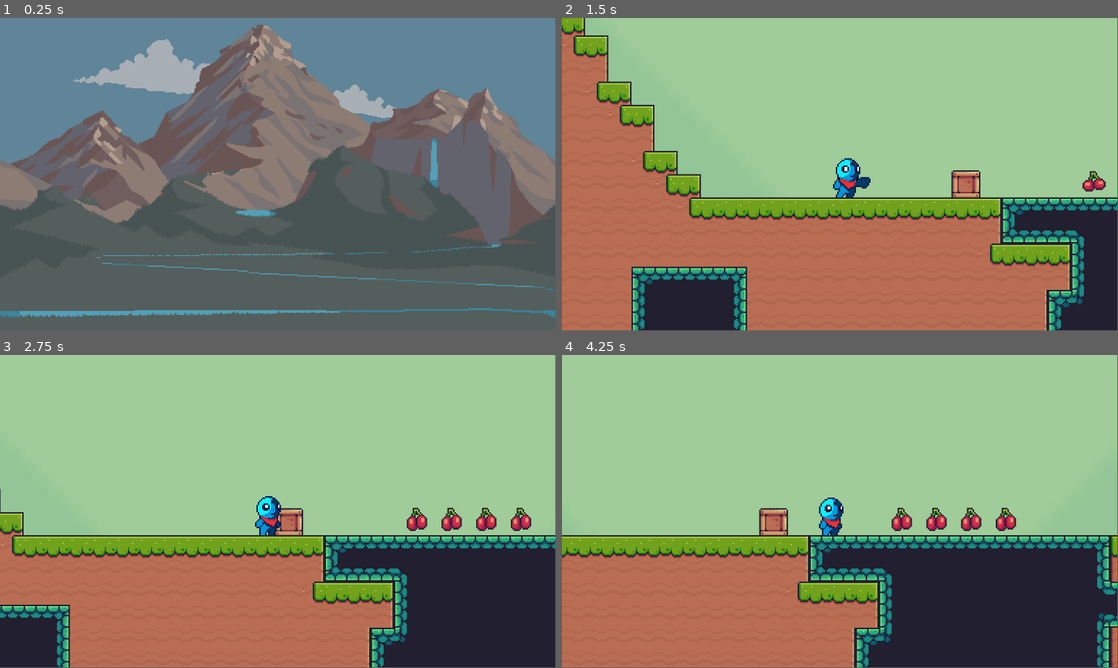
Above: before the commit, frames 1-4 (two rows, left to right).
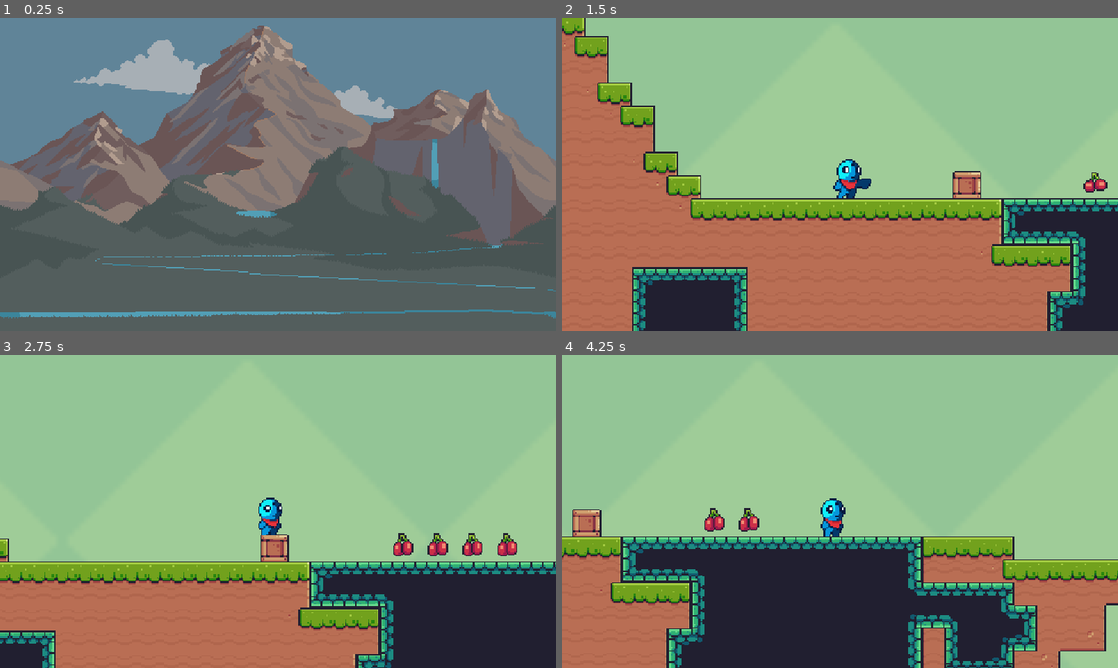
Above: after the commit, the same moments.

Repository: stbrunohenrique/Hack-n-slash
Game: Godot game, scene res://assets/entities/Menu/menu.tscn
Two runs of this game, one before a commit and one after it. Both use one fixed random seed, a clock stepped at 60 frames per second and the inputs below.
Inputs (mouse positions are in pixels of both pictures, inside the frame that each line leads up to):
- Up to frame 1 (0.25 s): no input
- Up to frame 2 (1.5 s): click "START" at 0.5 s; tap Enter at 1.25 s; move the mouse to (962, 158) at 1.27 s; press the mouse at (962, 158) at 1.28 s; hold D (right) from 1.28 s (still down)
- Up to frame 3 (2.75 s): tap Space (jump) at 1.52, 1.82 s; right-click (400, 495) at 1.55 s; release D (right) at 2 s; release the mouse at (400, 495) at 2 s; drag from (166, 527) to (478, 558) at 2.02 s
- Up to frame 4 (4.25 s): move the mouse to (895, 442) at 2.77 s; hold D (right) 2.78-3.5 s; hold Shift (run) 2.78-3.5 s; tap Space (jump) at 3.05 s; drag from (812, 574) to (1012, 558) at 3.52 s
In our replay, the window is 799x449 before the commit and 800x450 after it. These sizes can differ from the game's own. Grey fills any space a smaller window leaves; there, only what the larger window draws over its background counts as a difference.

The runs differ from the first frame. In frame 1, 3.9% of the frame differs, in the area x 0-100%, y 0-96%; in frame 2, 6.4%; in frame 3, 21%; in frame 4, 32%, in the area x 0-100%, y 45-100%.

Commit message:
Mudanças básicas

Diff:
--- a/assets/entities/Platforms/platform.tscn
+++ b/assets/entities/Platforms/platform.tscn
@@ -167,3 +167,4 @@
 position = Vector2(16, 8)
 shape = SubResource("RectangleShape2D_1dufe")
 one_way_collision = true
+one_way_collision_margin = 8.0
--- a/assets/entities/Player/player.gd
+++ b/assets/entities/Player/player.gd
@@ -157,7 +157,7 @@
 			anim.play("idle")
 
 		#INFO Handling animations - jump
-		if velocity.y < 0:
+		if abs(velocity.y) > 0 or !is_on_floor():
 			anim.play("jump")
 
 func _input(event: InputEvent) -> void:
@@ -179,6 +179,26 @@
 
 func player_movement(delta):
 	#INFO Get player input
+	get_input()
+
+	#INFO Jump and gravity
+	jump_handling()
+	wall_jump(delta)
+	wall_sliding(delta)
+
+	#INFO Horizontal movement
+	horizontal_movement(delta)
+	move_and_slide()
+
+	#INFO Hook
+	hookPhysics(delta)
+	if isHooked:
+		maxSpeed = maxSpeedLock
+
+	#INFO Running handling
+	running_handling()
+
+func get_input():
 	leftHold = Input.is_action_pressed("left")
 	leftTap = Input.is_action_just_pressed("left")
 	rightHold = Input.is_action_pressed("right")
@@ -191,57 +211,28 @@
 	hookRelease = Input.is_action_just_released("hook")
 	attackTap = Input.is_action_just_pressed("attack")
 
-	#INFO Jump and gravity
-	jump_handling()
-	wall_jump(delta)
-	wall_sliding(delta)
-
-	#INFO Horizontal movement
-	horizontal_movement(delta)
-	move_and_slide()
-
-	#INFO Hook
-	hookPhysics(delta)
-	if isHooked:
-		maxSpeed = maxSpeedLock
-
-	#INFO Running handling
-	if !runHold and is_on_floor() or is_on_wall():
-		maxSpeed = maxSpeedLock / 2
-		emit_signal("max_velocity_reached", false)
-
-	elif is_on_floor():
-		wasRunning = true
-		maxSpeed = lerpf(maxSpeed, maxSpeedLock, 0.7)
-		emit_signal("max_velocity_reached", true)
-		if runRelease:
-			wasRunning = false
-
-	if runRelease and !is_on_floor():
-		wasRunning = false
-
-	if !is_on_floor() and !is_on_wall() and wasWallJumping and wasHooking:
-		maxSpeed = maxSpeedLock
-		emit_signal("max_velocity_reached", true)
-
 func jump():
 	if jumpCount > 0:
+		isGravityActive = true
 		velocity.y -= jumpStrength
 		jumpCount -= 1
 
 func jump_handling():
 	if is_on_floor():
+		isGravityActive = false
 		coyoteTimer = coyoteTime
 		jumpCount = jumps
 		wasHooking = false
 	if not is_on_floor():
+		isGravityActive = true
 		if coyoteTimer > 0:
 			coyoteTimer -= 1
 
-	if velocity.y > 0:
-		appliedGravity = gravityScale * 1.3
-	else:
-		appliedGravity = gravityScale
+	if isGravityActive:
+		if velocity.y > 0:
+			appliedGravity = gravityScale * 1.3
+		else:
+			appliedGravity = gravityScale
 
 	if isGravityActive:
 		if velocity.y < maxFallSpeed:
@@ -272,6 +263,25 @@
 		velocity.y = -450
 	elif velocity.y > 600:
 		velocity.y = 600
+
+func running_handling():
+	if !runHold and is_on_floor() or is_on_wall():
+		maxSpeed = maxSpeedLock / 2
+		emit_signal("max_velocity_reached", false)
+
+	elif is_on_floor():
+		wasRunning = true
+		maxSpeed = lerpf(maxSpeed, maxSpeedLock, 0.7)
+		emit_signal("max_velocity_reached", true)
+		if runRelease:
+			wasRunning = false
+
+	if runRelease and !is_on_floor():
+		wasRunning = false
+
+	if !is_on_floor() and !is_on_wall() and wasWallJumping and wasHooking:
+		maxSpeed = maxSpeedLock
+		emit_signal("max_velocity_reached", true)
 
 func wall_jump(delta):
 	if !is_on_wall(): return
--- a/assets/entities/Player/player.tscn
+++ b/assets/entities/Player/player.tscn
@@ -349,7 +349,7 @@
 [node name="AnimatedSprite2D" type="AnimatedSprite2D" parent="."]
 texture_filter = 1
 sprite_frames = SubResource("SpriteFrames_qf7ud")
-animation = &"attackwalk"
+animation = &"jump"
 
 [node name="Chain" parent="." instance=ExtResource("7_dadyc")]
 
--- a/assets/levels/testlevel.tscn
+++ b/assets/levels/testlevel.tscn
@@ -514,6 +514,7 @@
 }
 
 [node name="Testlevel" type="Node2D"]
+position = Vector2(0, -64)
 
 [node name="Level" type="Node2D" parent="."]
 
@@ -618,29 +619,27 @@
 texture_filter = 1
 position = Vector2(516, 457)
 zoom = Vector2(3, 3)
-process_callback = 0
 limit_left = 250
 limit_smoothed = true
 position_smoothing_enabled = true
-editor_draw_limits = true
 editor_draw_drag_margin = true
 script = ExtResource("3_f2ovr")
 Player = NodePath("../Player")
 
+[node name="ParallaxBG" type="ParallaxBackground" parent="Camera2D"]
+
+[node name="ParallaxLayer" type="ParallaxLayer" parent="Camera2D/ParallaxBG"]
+motion_scale = Vector2(0.2, 0)
+motion_mirroring = Vector2(256, 0)
+
+[node name="Sprite2D" type="Sprite2D" parent="Camera2D/ParallaxBG/ParallaxLayer"]
+texture_filter = 6
+scale = Vector2(4, 4)
+texture = ExtResource("9_x4tki")
+centered = false
+
 [node name="MousePosition" type="Marker2D" parent="."]
 script = ExtResource("4_cvbjm")
-
-[node name="ParallaxBG" type="ParallaxBackground" parent="."]
-scroll_limit_end = Vector2(5000, 3000)
-
-[node name="ParallaxLayer" type="ParallaxLayer" parent="ParallaxBG"]
-motion_mirroring = Vector2(640, 640)
-
-[node name="Sprite2D" type="Sprite2D" parent="ParallaxBG/ParallaxLayer"]
-texture_filter = 4
-scale = Vector2(10, 10)
-texture = ExtResource("9_x4tki")
-centered = false
 
 [connection signal="break_crate" from="Level/Items/Box" to="Player" method="_on_box_break_crate"]
 [connection signal="get_cherry" from="Level/Items/Cherries/Cherry" to="Player" method="_on_cherry_get_cherry"]
--- a/project.godot
+++ b/project.godot
@@ -18,7 +18,7 @@
 
 [display]
 
-window/stretch/aspect="expand"
+window/stretch/mode="canvas_items"
 
 [global_group]
 
